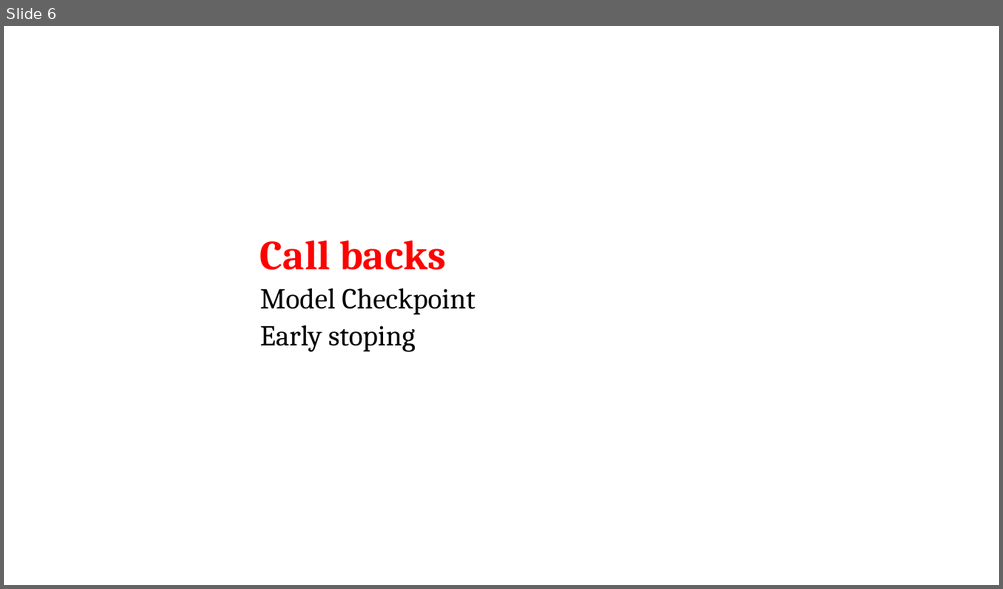
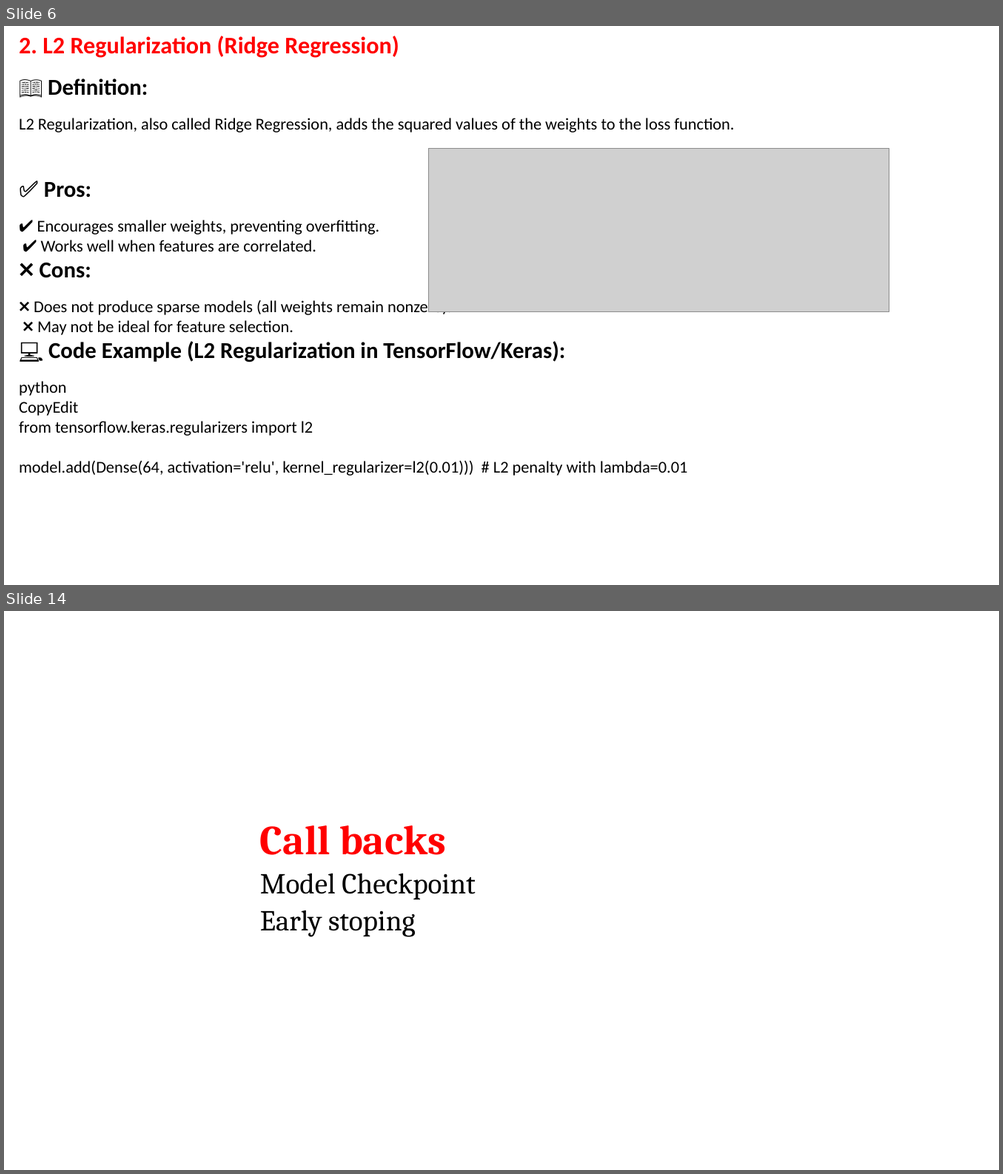
Before and after one commit to shahil04/ds_materials, a slide deck: 9.Deep_learning/class_4_module_9_deep learning_Regularization,CallBacks_drouput_batchNormalization_Weight_hyper_parameter.pptx. Shown one above the other, each under a label of ours: slide 6 before the commit, slides 6 and 14 after it; the slides between them are not shown. The pictures are 1003x589 and 1003x1174 pixels, drawn with LibreOffice and Linux fonts; fonts in the diff are those of the drawing; grey boxes stand for pictures. Boxes give left, top, right and bottom in pixels: in the first picture for what was removed or moved away, otherwise in the second. Text is boxed around its words. In the diff, an @@ line names an element or a change of style, - is before the commit and + after.

```diff
--- a/9.Deep_learning/class_4_module_9_deep learning_Regularization,CallBacks_drouput_batchNormalization_Weight_hyper_parameter.pptx
+++ b/9.Deep_learning/class_4_module_9_deep learning_Regularization,CallBacks_drouput_batchNormalization_Weight_hyper_parameter.pptx
@@ slide 6 added at bbox=[4, 26, 999, 585], background #FFFFFF @@
@@ text added at bbox=[19, 36, 734, 476], 16 pt, text #000000 @@
+2. L2 Regularization (Ridge Regression)
+📖 Definition:
+L2 Regularization, also called Ridge Regression, adds the squared values of the weights to the loss function.
+✅ Pros:
+✔ Encourages smaller weights, preventing overfitting.
+✔ Works well when features are correlated.
+❌ Cons:
+❌ Does not produce sparse models (all weights remain nonzero).
+❌ May not be ideal for feature selection.
+💻 Code Example (L2 Regularization in TensorFlow/Keras):
+python
+CopyEdit
+from tensorflow.keras.regularizers import l2
+model.add(Dense(64, activation='relu', kernel_regularizer=l2(0.01))) # L2 penalty with lambda=0.01
@@ picture added at bbox=[429, 148, 889, 312] @@
@@ what was slide 6 is now slide 14 @@
```
Also in this commit, not shown: 3 slides changed, 9 other slides added, 2 slides removed, 26 other files.
